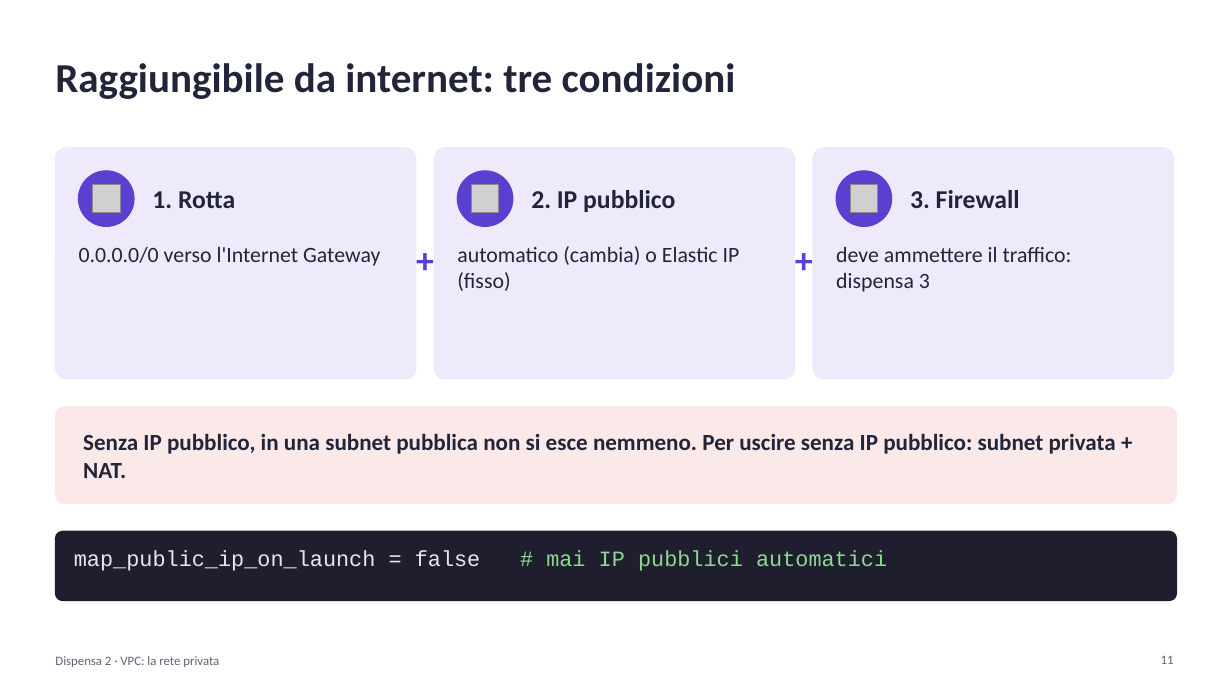
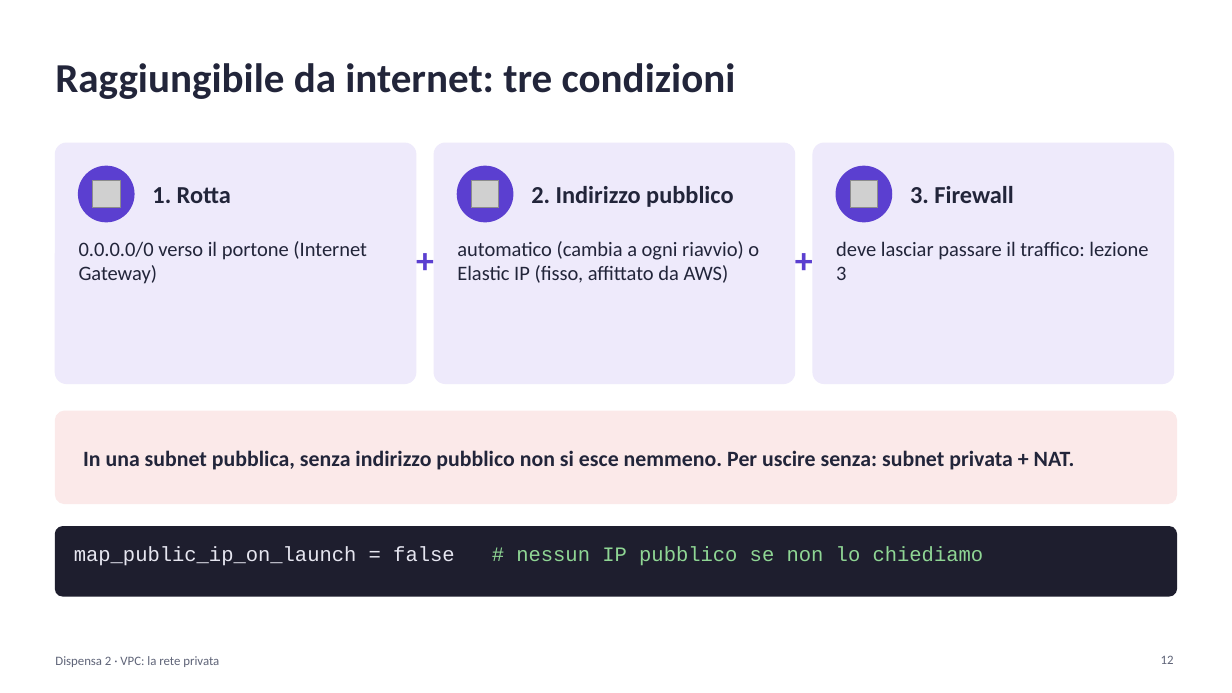
Before and after one commit to cereZ23/aws, a slide deck: slide 12 of slide/slide-2-vpc.pptx (slide 11 before the commit). Drawn at 1232x693 pixels with LibreOffice and Linux fonts; fonts in the diff are those of the drawing; grey boxes stand for pictures. Boxes give left, top, right and bottom in pixels: in the first picture for what was removed or moved away, otherwise in the second. Text is boxed around its words. In the diff, an @@ line names an element or a change of style, - is before the commit and + after.

```diff
--- a/slide/slide-2-vpc.pptx
+++ b/slide/slide-2-vpc.pptx
@@ rounded rectangle resized from (x1=55, y1=148, x2=416, y2=379) to (x1=55, y1=143, x2=416, y2=384) @@
@@ rounded rectangle resized from (x1=434, y1=148, x2=795, y2=379) to (x1=434, y1=143, x2=795, y2=384) @@
@@ rounded rectangle resized from (x1=813, y1=148, x2=1174, y2=379) to (x1=813, y1=143, x2=1174, y2=384) @@
@@ text "1. Rotta" at (x1=152, y1=187, x2=231, y2=203): size 20 to 19 pt @@
@@ 3 pictures, 3 ellipses, 1 rounded rectangle moved together from (x1=55, y1=171, x2=1177, y2=601) to (x1=55, y1=166, x2=1177, y2=596) @@
@@ text "3. Firewall" at (x1=910, y1=186, x2=1013, y2=203): size 20 to 19 pt @@
@@ text at (x1=531, y1=186, x2=733, y2=207): text changed; size 20 to 19 pt @@
-2. IP pubblico
+2. Indirizzo pubblico
@@ text at (x1=79, y1=241, x2=367, y2=284): text changed; size 17 to 16 pt @@
-0.0.0.0/0 verso l'Internet Gateway
+0.0.0.0/0 verso il portone (Internet Gateway)
@@ text at (x1=457, y1=241, x2=759, y2=283): text changed; size 17 to 16 pt @@
-automatico (cambia) o Elastic IP (fisso)
+automatico (cambia a ogni riavvio) o Elastic IP (fisso, affittato da AWS)
@@ text at (x1=836, y1=241, x2=1148, y2=280): text changed; size 17 to 16 pt @@
-deve ammettere il traffico: dispensa 3
+deve lasciar passare il traffico: lezione 3
@@ proportions changed in 4 elements at (x1=55, y1=143, x2=416, y2=384), (x1=434, y1=143, x2=795, y2=384), (x1=813, y1=143, x2=1174, y2=384), (x1=55, y1=411, x2=1177, y2=504) @@
@@ rounded rectangle resized from (x1=55, y1=407, x2=1177, y2=504) to (x1=55, y1=411, x2=1177, y2=504) @@
@@ text at (x1=83, y1=450, x2=1075, y2=470): text changed; size 18 to 17 pt @@
-Senza IP pubblico, in una subnet pubblica non si esce nemmeno. Per uscire senza IP pubblico: subnet privata + NAT.
+In una subnet pubblica, senza indirizzo pubblico non si esce nemmeno. Per uscire senza: subnet privata + NAT.
@@ text at (x1=74, y1=546, x2=984, y2=566): text changed; size 17 to 16 pt; text colour #E6E6F0 to #8FD694 @@
-map_public_ip_on_launch = false # mai IP pubblici automatici
+map_public_ip_on_launch = false # nessun IP pubblico se non lo chiediamo
@@ page number at (x1=1161, y1=655, x2=1174, y2=664): text changed @@
-11
+12
```
Also in this commit, not shown: 16 other slides changed, 6 slides added, 2 slides removed, 2 other files.
